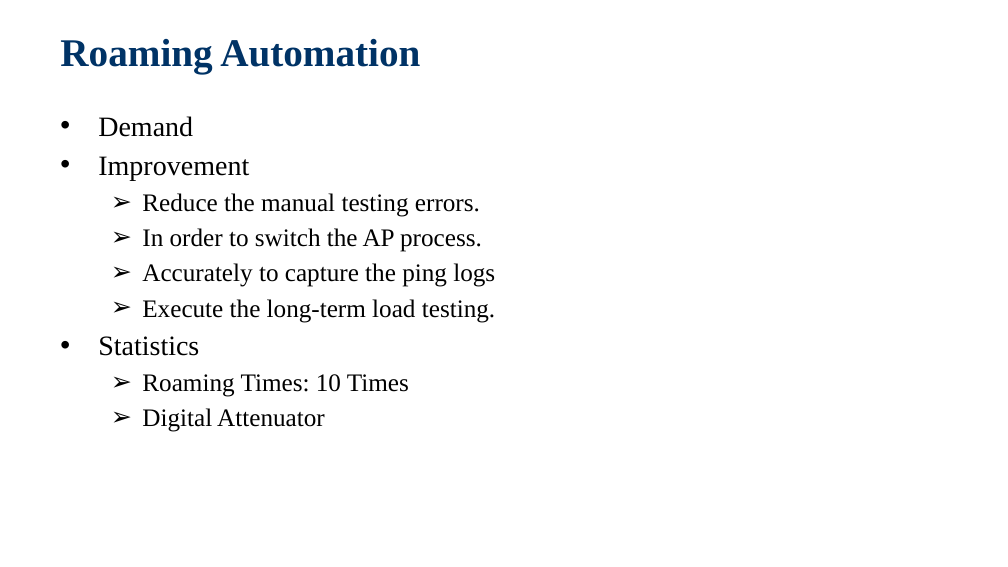
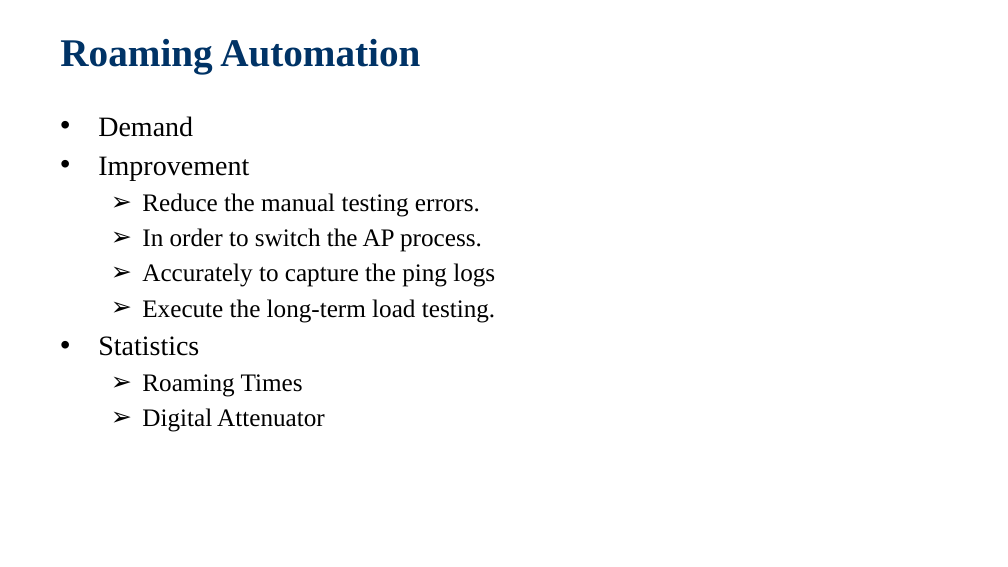
Before and after one commit to jackiejay888/automation, a slide deck: slide 5 of kpi/Automation Testing_20200303_1.pptx. Drawn at 1008x567 pixels with LibreOffice and Linux fonts; fonts in the diff are those of the drawing; background and template pictures are left out. Boxes give left, top, right and bottom in pixels: in the first picture for what was removed or moved away, otherwise in the second. Text is boxed around its words. In the diff, an @@ line names an element or a change of style, - is before the commit and + after.

```diff
--- a/kpi/Automation Testing_20200303_1.pptx
+++ b/kpi/Automation Testing_20200303_1.pptx
@@ text at bbox=[142, 374, 303, 397]: text changed @@
-  ➢ Roaming Times: 10 Times
+  ➢ Roaming Times
```
Also in this commit, not shown: 4 other slides changed, 1 other file.
